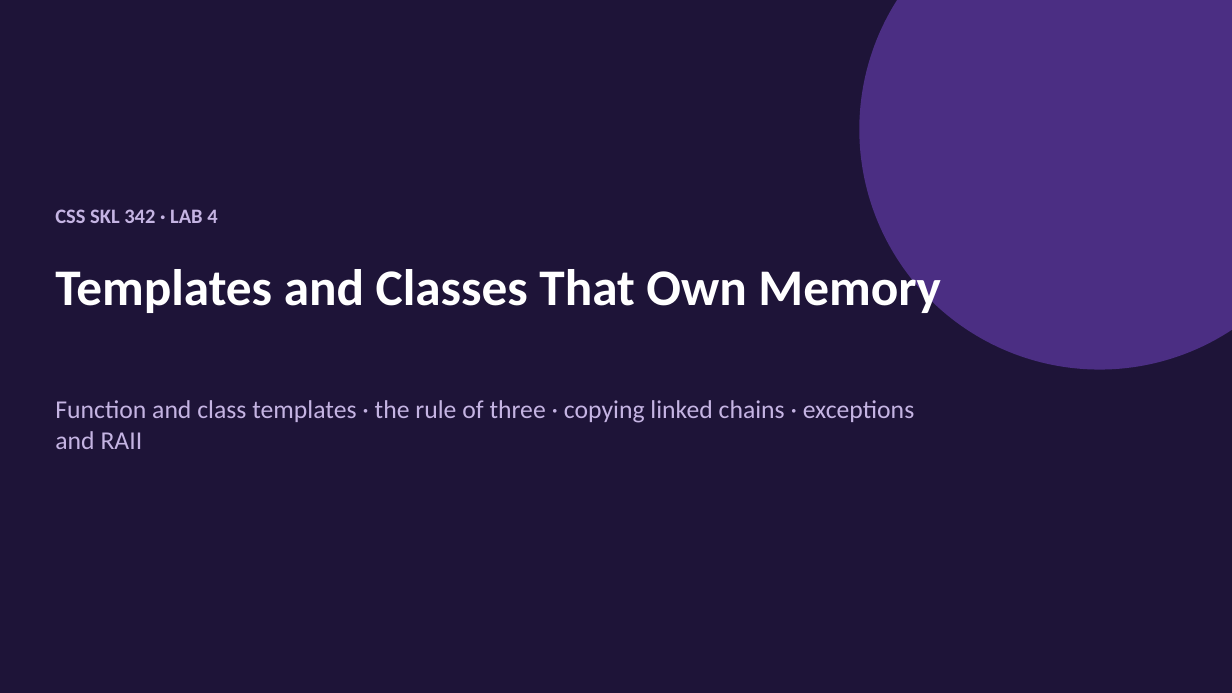
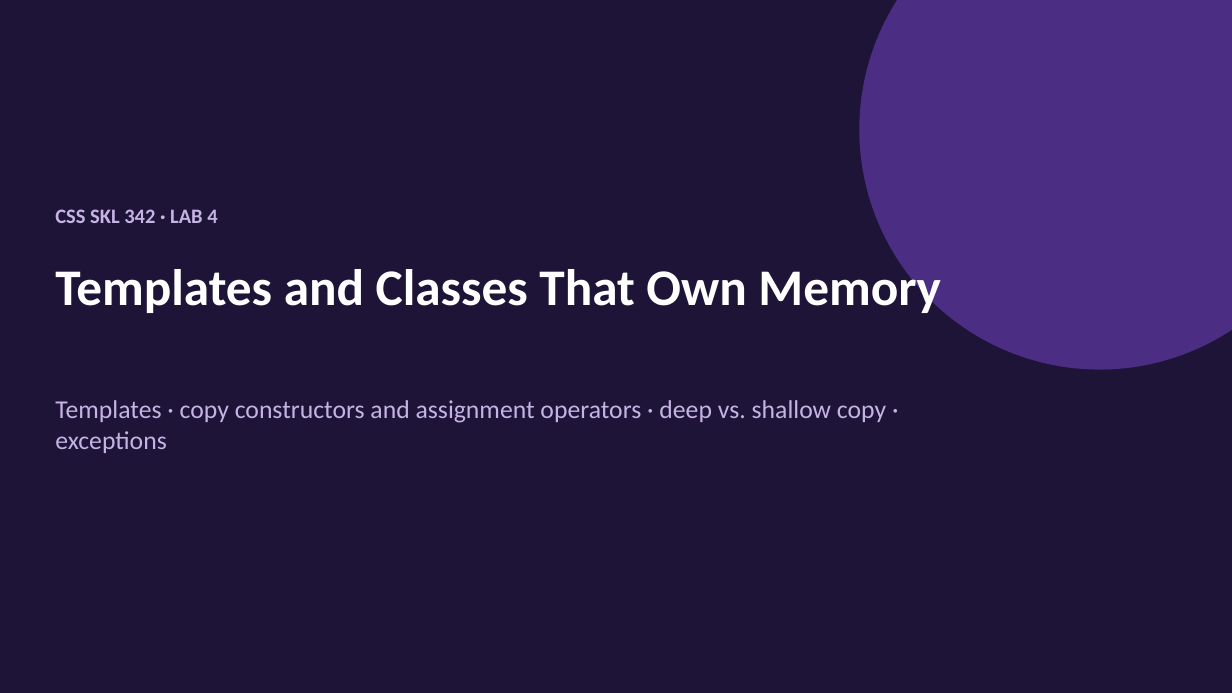
Before and after one commit to myuwbclasses/CSSSKL-342, a slide deck: slide 1 of Lab4/Lab4-Slides.pptx. Drawn at 1232x693 pixels with LibreOffice and Linux fonts; fonts in the diff are those of the drawing. Boxes give left, top, right and bottom in pixels: in the first picture for what was removed or moved away, otherwise in the second. Text is boxed around its words. In the diff, an @@ line names an element or a change of style, - is before the commit and + after.

```diff
--- a/Lab4/Lab4-Slides.pptx
+++ b/Lab4/Lab4-Slides.pptx
@@ text at [55,400,886,453]: text changed @@
-Function and class templates · the rule of three · copying linked chains · exceptions and RAII
+Templates · copy constructors and assignment operators · deep vs. shallow copy · exceptions
```
Also in this commit, not shown: 17 other slides changed, 1 slide added, 47 other files.
